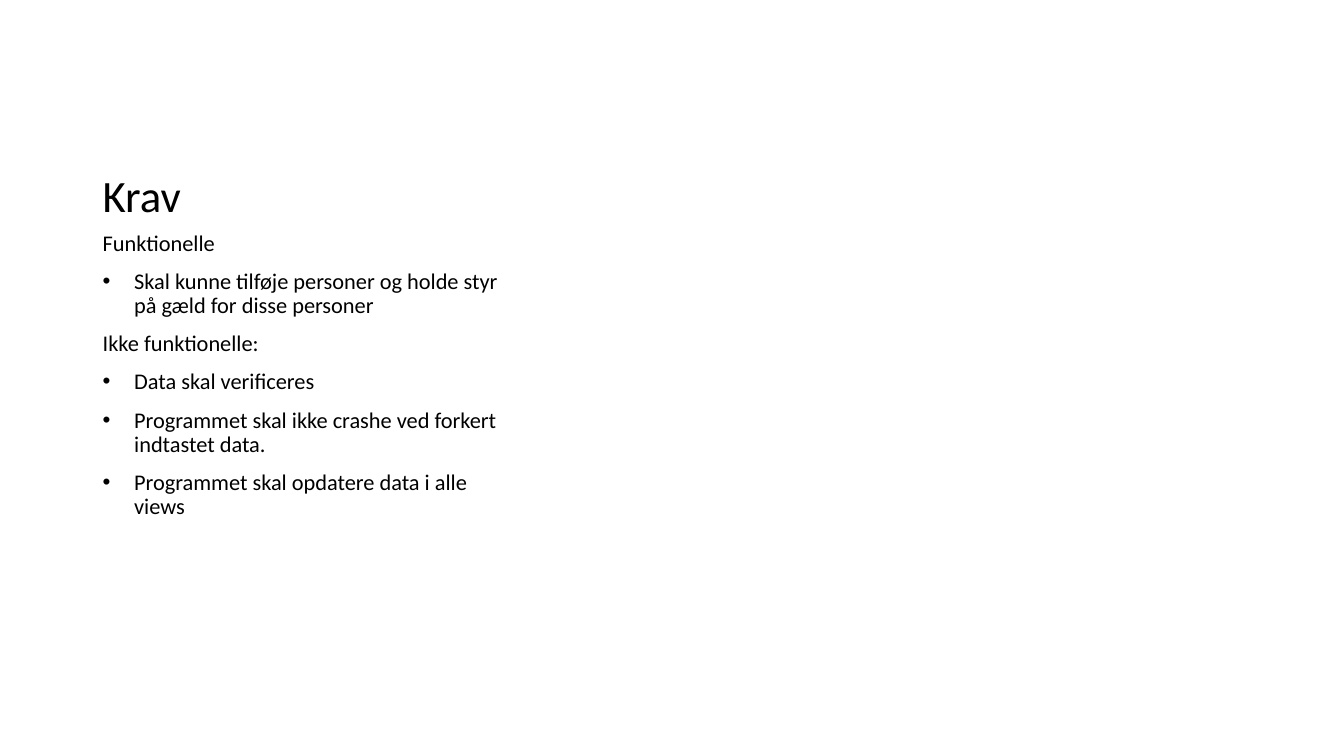
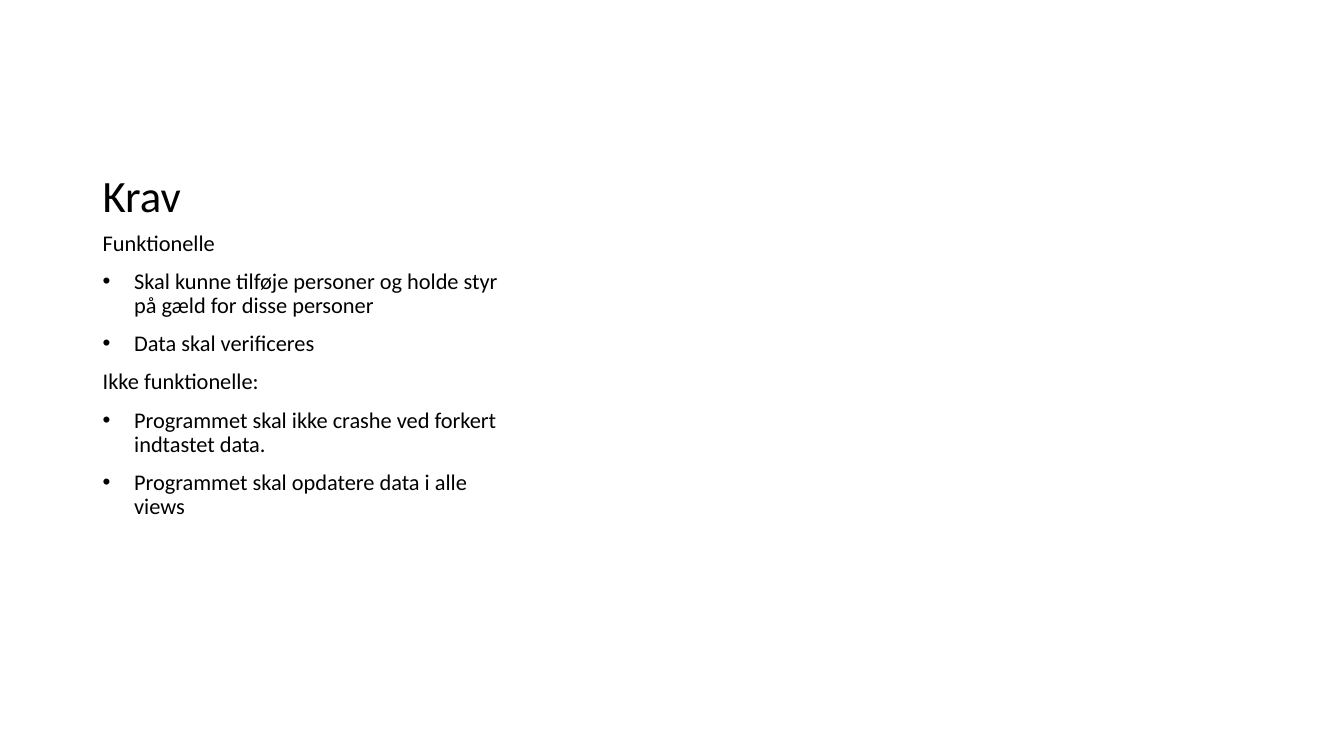
Before and after one commit to SWTGruppe29/DebtBook, a slide deck: slide 2 of Præsentation.pptx (slide 3 before the commit). Drawn at 1344x756 pixels with LibreOffice and Linux fonts; fonts in the diff are those of the drawing. Boxes give left, top, right and bottom in pixels: in the first picture for what was removed or moved away, otherwise in the second. Text is boxed around its words. In the diff, an @@ line names an element or a change of style, - is before the commit and + after.

Commit message:
Update presentation

```diff
--- a/Præsentation.pptx
+++ b/Præsentation.pptx
@@ text at (134, 335, 315, 351): paragraph added @@
+• Data skal verificeres
@@ text at (134, 373, 315, 389): paragraph removed @@
-• Data skal verificeres
```
Also in this commit, not shown: 1 other slide changed, 1 slide removed.
